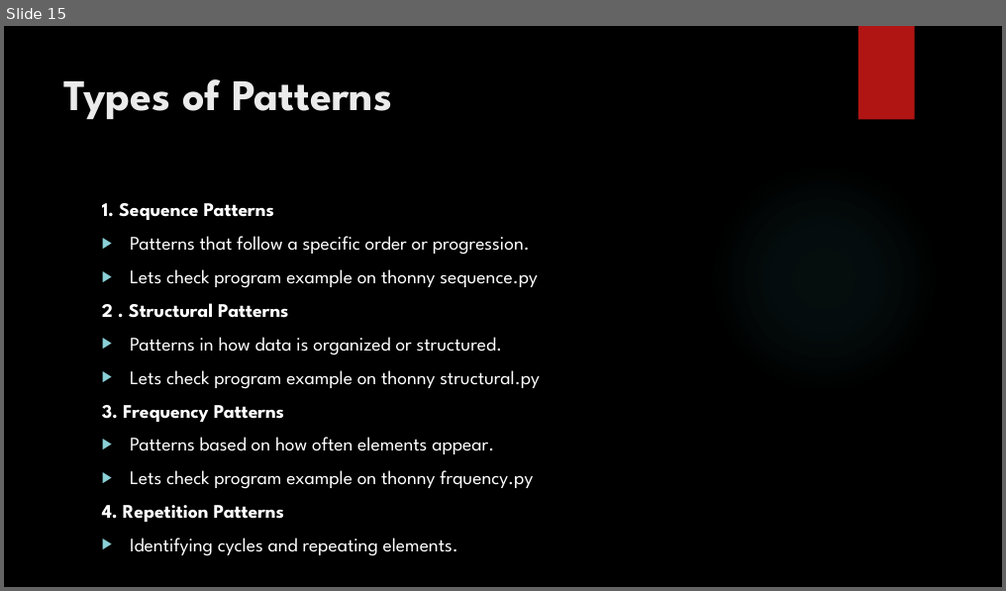
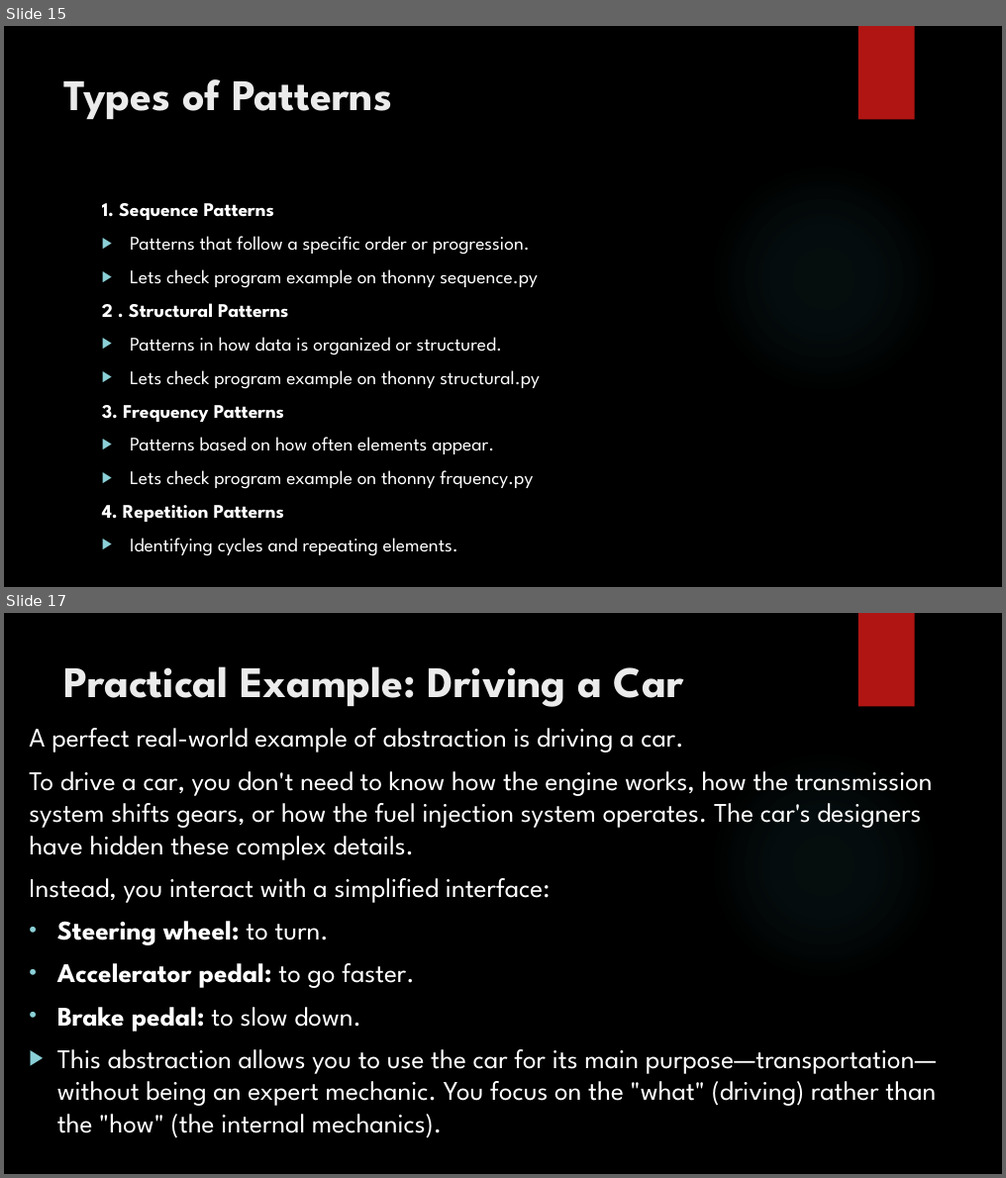
Before and after one commit to gbengeneh/GDPclass_algorithm, a slide deck: slides/Algorithm and data structure.pptx. Shown one above the other, each under a label of ours: slide 15 before the commit, slides 15 and 17 after it; the slides between them are not shown. The pictures are 1006x591 and 1006x1178 pixels, drawn with LibreOffice and Linux fonts; fonts in the diff are those of the drawing; background and template pictures are left out. Boxes give left, top, right and bottom in pixels: in the first picture for what was removed or moved away, otherwise in the second. Text is boxed around its words. In the diff, an @@ line names an element or a change of style, - is before the commit and + after.

```diff
--- a/slides/Algorithm and data structure.pptx
+++ b/slides/Algorithm and data structure.pptx
@@ slide 17 added at (4, 613, 1002, 1174), background picture (left out); not listed: 2 template elements that a slide beside it also shows @@
@@ title added at (64, 666, 684, 707), 42 pt, text #EBEBEB, bold @@
+Practical Example: Driving a Car
@@ text added at (29, 728, 937, 1139), 25.9 pt, text #FFFFFF @@
+A perfect real-world example of abstraction is driving a car.
+To drive a car, you don't need to know how the engine works, how the transmission system shifts gears, or how the fuel injection system operates. The car's designers have hidden these complex details.
+Instead, you interact with a simplified interface:
+• Steering wheel: to turn.
+• Accelerator pedal: to go faster.
+• Brake pedal: to slow down.
+▶ This abstraction allows you to use the car for its main purpose—transportation—without being an expert mechanic. You focus on the "what" (driving) rather than the "how" (the internal mechanics).
```
Also in this commit, not shown: 4 other slides added, 4 other files.
